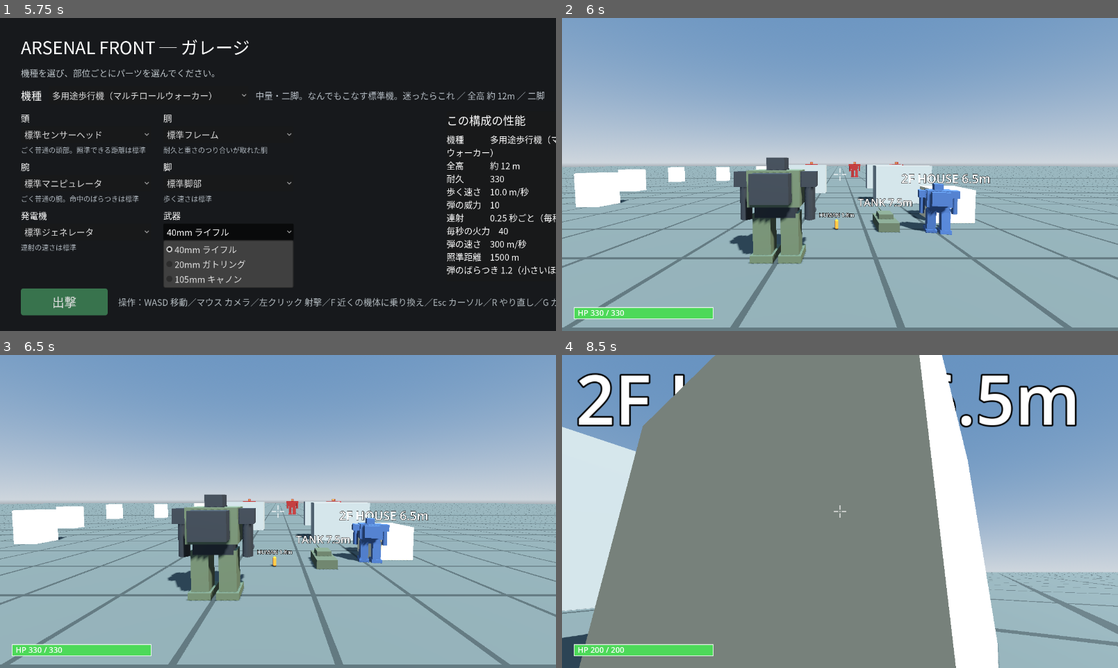
Above: before the commit, frames 1-4 (two rows, left to right).
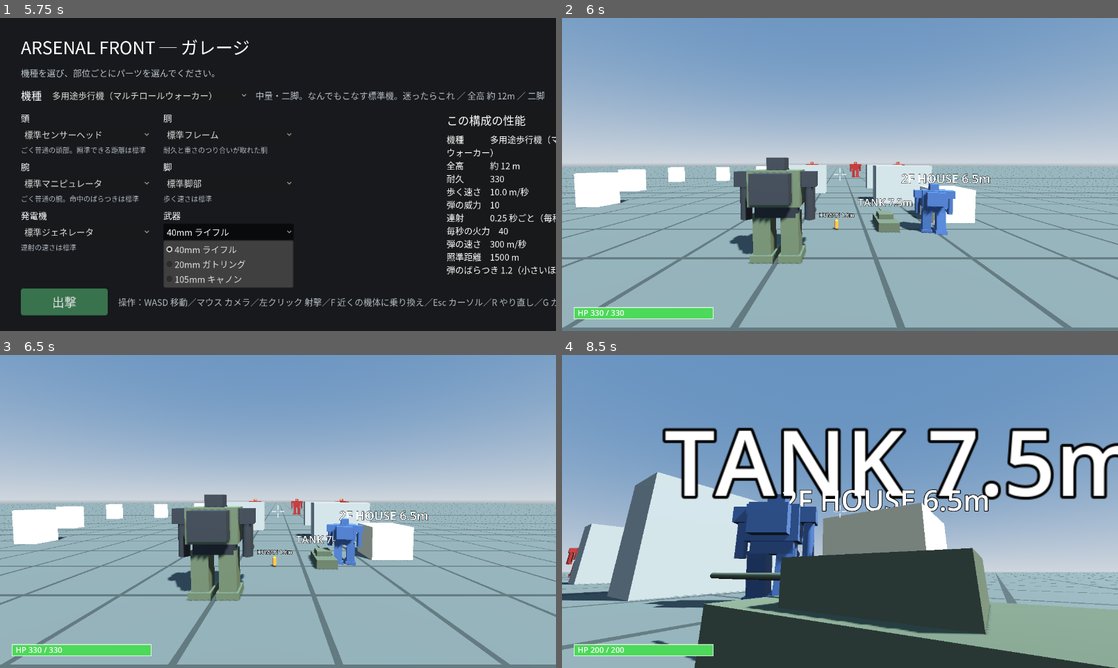
Above: after the commit, the same moments.

Repository: Sierra-117605/ARSENAL-FRONT
Game: Godot game, scene res://scenes/garage.tscn
The game is run twice, just before and just after one commit, with the same random seed, the same clock (stepped at 60 frames per second) and the same inputs.
Inputs (mouse positions are in pixels of both pictures, inside the frame that each line leads up to):
- Up to frame 1 (5.75 s): click "多用途歩行機（マルチロールウォーカー）" at 0.5 s; click "標準センサーヘッド" at 1.25 s; click "標準フレーム" at 2 s; click "標準マニピュレータ" at 2.75 s; click "標準脚部" at 3.5 s; click "標準ジェネレータ" at 4.25 s; click "40mm ライフル" at 5 s
- Up to frame 2 (6 s): click "出撃" at 5.75 s
- Up to frame 3 (6.5 s): no input
- Up to frame 4 (8.5 s): tap Enter at 6.5 s; move the mouse to (867, 511) at 6.52 s; hold W (move_forward) from 6.53 s (still down); tap F (board) at 6.6, 7.55, 8.1 s; click (867, 511) at 6.8 s; move the mouse to (812, 511) at 7.27 s; click (812, 511) at 7.35 s; move the mouse to (851, 505) at 8.02 s; click (851, 505) at 8.3 s

Frame 1 is identical in both runs. In frame 2, 0.7% of the frame differs, in the area x 43-72%, y 46-70%; in frame 3, 1.3%; in frame 4, 74%, in the area x 0-100%, y 0-100%.

Commit message:
AI 改善: 射線確認・回り込み・見越し射撃・横移動・低耐久で後退
Co-Authored-By: Claude Opus 5 <noreply@anthropic.com>

Diff:
--- a/scripts/action/ai_pilot.gd
+++ b/scripts/action/ai_pilot.gd
@@ -2,7 +2,14 @@
 extends Occupant
 ## コンピュータが動かす乗員。人の代わりに操縦席に座り、相手を追って撃つ。
 ## プレイヤー側と同じ「乗員 → 操縦席 → 乗り物」の道を通るので、
-## 同じ機体をプレイヤーが操縦することもできる（将来の乗り換え・味方 AI に流用できる）。
+## 同じ機体をプレイヤーが操縦することもできる（乗り換え＝UNAC 方式、SPEC §0.13）。
+##
+## 毎フレーム考えること：
+##  1. 誰を狙うか（指定があればその相手、無ければ敵陣営で最も近い相手）
+##  2. 撃てるか（物陰にさえぎられていないか）
+##  3. どこへ動くか（近すぎたら下がる／遠ければ寄る／横に動いて的になりにくくする／
+##     物陰越しなら回り込む／耐久が減ったら距離を取る）
+##  4. どこを狙うか（動いている相手の未来位置＝見越し射撃）
 
 ## 追いかける相手（固定で指定する場合）
 @export var chase_target: Node3D
@@ -20,49 +27,102 @@
 @export var distance_margin: float = 8.0
 ## 狙いのブレ（メートル）。0 だと百発百中で厳しすぎる
 @export var aim_spread: float = 4.0
+## 横移動の強さ（0 で横に動かない）
+@export var strafe_strength: float = 0.8
+## 横移動の向きを変える間隔（秒）
+@export var strafe_interval: float = 2.5
+## 耐久がこの割合を下回ると距離を取る
+@export var retreat_hp_ratio: float = 0.35
+## 距離を取るときに広げる距離（メートル）
+@export var retreat_distance: float = 45.0
+
+## 今の横移動の向き（+1 / -1）
+var _strafe_dir: float = 1.0
+var _strafe_timer: float = 0.0
+## 物陰にさえぎられている間、回り込む向き
+var _flank_dir: float = 1.0
 
 
 func _ready() -> void:
 	super._ready()
 	var vehicle := get_vehicle()
-	if vehicle != null and vehicle.has_method("get") and vehicle.get("weapon") != null:
+	if vehicle != null and vehicle.get("weapon") != null:
 		vehicle.weapon.fire_interval = fire_interval
+	# 機体ごとに癖をずらす（全員が同じ動きにならないように）
+	_strafe_timer = randf() * strafe_interval
+	_strafe_dir = 1.0 if randf() < 0.5 else -1.0
+	_flank_dir = _strafe_dir
 
 
-func _physics_process(_delta: float) -> void:
+func _physics_process(delta: float) -> void:
 	var vehicle := get_vehicle()
 	if vehicle == null:
 		return
 	var control := Pilotable.empty_control()
-	# 追いかける相手を決める（プレイヤーが乗り換えたら、そちらへ切り替わる）
 	var prey := _current_target()
-	# 自分か相手が倒れていたら何もしない
 	if not vehicle.is_alive() or prey == null or not _alive(prey):
 		send_control(control)
 		return
 
 	var to_target: Vector3 = prey.global_position - vehicle.global_position
-	var flat := Vector2(to_target.x, to_target.z)
-	var distance := flat.length()
-	# 相手の方を向く
+	var distance := Vector2(to_target.x, to_target.z).length()
 	control["yaw"] = atan2(-to_target.x, -to_target.z)
-	# 遠ければ近づき、近すぎれば下がる
-	if distance > preferred_distance + distance_margin:
+
+	# 耐久が減っていたら、いつもより離れて戦う
+	var keep := preferred_distance
+	if float(vehicle.hp) / float(maxi(vehicle.max_hp, 1)) < retreat_hp_ratio:
+		keep += retreat_distance
+
+	# 前後：遠ければ寄る、近すぎれば下がる
+	if distance > keep + distance_margin:
 		control["move_z"] = -1.0
-	elif distance < preferred_distance - distance_margin:
+	elif distance < keep - distance_margin:
 		control["move_z"] = 1.0
-	# 射程に入ったら撃つ
-	if distance <= fire_range:
+
+	# 横移動：一定時間ごとに向きを変えて、まっすぐ近づかない
+	_strafe_timer -= delta
+	if _strafe_timer <= 0.0:
+		_strafe_timer = strafe_interval
+		_strafe_dir = -_strafe_dir
+	control["move_x"] = _strafe_dir * strafe_strength
+
+	# 撃てるか：物陰にさえぎられていないか調べる
+	var aim_point := _lead_aim(vehicle, prey)
+	if not _has_line_of_fire(vehicle, prey, aim_point):
+		# さえぎられている間は、少し寄りながら横へ回り込む（撃たない）
+		control["move_x"] = _flank_dir
+		control["move_z"] = -0.6
+	elif distance <= fire_range:
 		control["fire"] = true
-		var aim: Vector3 = prey.global_position + Vector3(0.0, aim_height, 0.0) + _spread()
+		var aim := aim_point + _spread()
 		control["aim"] = {"x": aim.x, "y": aim.y, "z": aim.z}
 	send_control(control)
 
 
-## 狙いのブレを作る
-func _spread() -> Vector3:
-	return Vector3(randf_range(-aim_spread, aim_spread), randf_range(-aim_spread, aim_spread),
-		randf_range(-aim_spread, aim_spread))
+## 見越し射撃：弾が届くまでに相手が進む分だけ先を狙う
+func _lead_aim(vehicle: Pilotable, prey: Node3D) -> Vector3:
+	var point: Vector3 = prey.global_position + Vector3(0.0, aim_height, 0.0)
+	var bullet_speed := 300.0
+	if vehicle.get("weapon") != null:
+		bullet_speed = vehicle.weapon.bullet_speed
+	var prey_velocity := Vector3.ZERO
+	if prey is CharacterBody3D:
+		prey_velocity = (prey as CharacterBody3D).velocity
+	var travel_time := vehicle.global_position.distance_to(point) / maxf(bullet_speed, 1.0)
+	return point + prey_velocity * travel_time
+
+
+## 銃口から狙う点まで、物陰にさえぎられていないか
+func _has_line_of_fire(vehicle: Pilotable, prey: Node3D, aim_point: Vector3) -> bool:
+	var muzzle: Node3D = vehicle.get_node_or_null("Weapon")
+	var from: Vector3 = muzzle.global_position if muzzle != null else vehicle.global_position
+	var query := PhysicsRayQueryParameters3D.create(from, aim_point)
+	query.exclude = [vehicle.get_rid()]
+	var hit := vehicle.get_world_3d().direct_space_state.intersect_ray(query)
+	if hit.is_empty():
+		return true
+	# 狙っている相手そのものに当たるなら、射線は通っている
+	return hit["collider"] == prey
 
 
 ## 今狙うべき相手
@@ -97,6 +157,12 @@
 	return nearest
 
 
+## 狙いのブレを作る
+func _spread() -> Vector3:
+	return Vector3(randf_range(-aim_spread, aim_spread), randf_range(-aim_spread, aim_spread),
+		randf_range(-aim_spread, aim_spread))
+
+
 ## その相手がまだ生きているか
 func _alive(node: Node3D) -> bool:
 	if node is Pilotable:
--- a/tests/test_n4_3_board.gd
+++ b/tests/test_n4_3_board.gd
@@ -20,6 +20,8 @@
 var pilot: Occupant
 var frame := 0
 var failed := false
+var spare_pos_at_board := Vector3.ZERO
+var robot_pos_at_board := Vector3.ZERO
 
 
 func _initialize() -> void:
@@ -52,14 +54,16 @@
 			_report(rig.target == spare, "カメラが予備機を追う")
 			_report(bar.target == spare, "耐久バーが予備機の耐久を出す")
 			_report(robot.control["move_z"] == 0.0, "降りた機体は操作を受け取らない")
-			# 5：降りた機体は止まる
+			# 5：乗り換えた先が動き、降りた機体は止まる
+			spare_pos_at_board = spare.global_position
+			robot_pos_at_board = robot.global_position
 			Input.action_press("move_forward")
 		40:
 			Input.action_release("move_forward")
-			_report(spare.global_position.distance_to(robot.global_position) > 20.0,
-				"乗り換えた先の機体が動く（元の機体は置いていかれる）")
-			_report(Vector2(robot.velocity.x, robot.velocity.z).length() < 0.5,
-				"降りた機体はその場で止まっている")
+			var spare_moved := spare.global_position.distance_to(spare_pos_at_board)
+			var robot_moved := robot.global_position.distance_to(robot_pos_at_board)
+			_report(spare_moved > 2.0, "乗り換えた先の機体が動く (%.1fm)" % spare_moved)
+			_report(robot_moved < 1.0, "降りた機体はその場に残る (%.1fm)" % robot_moved)
 		45:
 			# 6：戻れる
 			spare.global_position = robot.global_position + Vector3(15, 0, 0)
--- /dev/null
+++ b/tests/test_n4_4_ai_smart.gd
@@ -0,0 +1,97 @@
+extends SceneTree
+## AI の賢さの確認。
+##
+## 確かめること：
+##  1. 物陰にさえぎられている間は撃たない（壁越しに撃ち抜かない）
+##  2. さえぎられている間は横に回り込もうとする
+##  3. 射線が通れば撃つ
+##  4. 動いている相手には「先」を狙う（見越し射撃）
+##  5. まっすぐ近づくだけでなく、横にも動く
+##  6. 耐久が減ると、いつもより離れて戦う
+##
+## 実行：Godot_console.exe --headless --path . --script res://tests/test_n4_4_ai_smart.gd
+
+var field: Node
+var robot: Robot
+var enemy: Robot
+var enemy_ai: AIPilot
+var wall: StaticBody3D
+var frame := 0
+var failed := false
+var strafe_values: Array[float] = []
+
+
+func _initialize() -> void:
+	field = load("res://scenes/field_3d.tscn").instantiate()
+	root.add_child(field)
+	robot = field.get_node("Robot")
+	robot.use_saved_loadout = false
+	enemy = field.get_node("Enemies/Enemy1")
+	enemy_ai = field.get_node("Enemies/Enemy1/AIPilot")
+	# 味方 AI 機は今回の確認に関係ないので遠ざける
+	field.get_node("SpareRobot").position = Vector3(600, 0, 600)
+
+
+## 敵とプレイヤーの間に厚い壁を置く
+func _add_wall() -> void:
+	wall = StaticBody3D.new()
+	var shape := CollisionShape3D.new()
+	var box := BoxShape3D.new()
+	box.size = Vector3(80, 40, 6)
+	shape.shape = box
+	wall.add_child(shape)
+	field.add_child(wall)
+	var middle: Vector3 = (robot.global_position + enemy.global_position) * 0.5
+	wall.global_position = Vector3(middle.x, 20, middle.z)
+
+
+func _physics_process(_delta: float) -> bool:
+	frame += 1
+	if frame > 20 and frame < 200:
+		strafe_values.append(float(enemy.control["move_x"]))
+	match frame:
+		5:
+			# 敵をプレイヤーのすぐ近く（射程内）に置く
+			enemy.global_position = robot.global_position + Vector3(0, 0, -60)
+		20:
+			_report(bool(enemy.control["fire"]), "射線が通っていれば撃つ")
+			_add_wall()
+		30:
+			_report(not bool(enemy.control["fire"]), "物陰にさえぎられている間は撃たない")
+			_report(absf(float(enemy.control["move_x"])) > 0.9, "さえぎられている間は横に回り込む (%.1f)" % enemy.control["move_x"])
+			wall.queue_free()
+		40:
+			_report(bool(enemy.control["fire"]), "さえぎりが無くなればまた撃つ")
+			# 4：プレイヤーを横向きに動かして、見越し射撃を確かめる
+			robot.velocity = Vector3(30, 0, 0)
+		45:
+			var aim := Pilotable.aim_point(enemy.control)
+			var offset := aim.x - robot.global_position.x
+			_report(offset > 1.0, "動いている相手の進む先を狙う (%.1fm 先)" % offset)
+			robot.velocity = Vector3.ZERO
+		200:
+			var has_plus := strafe_values.any(func(v): return v > 0.3)
+			var has_minus := strafe_values.any(func(v): return v < -0.3)
+			_report(has_plus and has_minus, "左右どちらにも横移動する（棒立ちで近づかない）")
+			# 6：耐久を減らして、離れて戦うか見る
+			var before_keep := _current_keep()
+			enemy.hp = int(enemy.max_hp * 0.2)
+			_report(_current_keep() > before_keep,
+				"耐久が減ると距離を取る (%.0fm → %.0fm)" % [before_keep, _current_keep()])
+			print("RESULT: ", "FAIL" if failed else "PASS")
+			return true
+	return false
+
+
+## 今その AI が保とうとしている距離
+func _current_keep() -> float:
+	var keep := enemy_ai.preferred_distance
+	if float(enemy.hp) / float(maxi(enemy.max_hp, 1)) < enemy_ai.retreat_hp_ratio:
+		keep += enemy_ai.retreat_distance
+	return keep
+
+
+func _report(ok: bool, msg: String) -> void:
+	print("[", "OK" if ok else "NG", "] ", msg)
+	if not ok:
+		failed = true
Not shown, added: tests/test_n4_4_ai_smart.gd.uid
Not shown, changed: KNOWLEDGE.md
Not shown, changed: TODO.md
